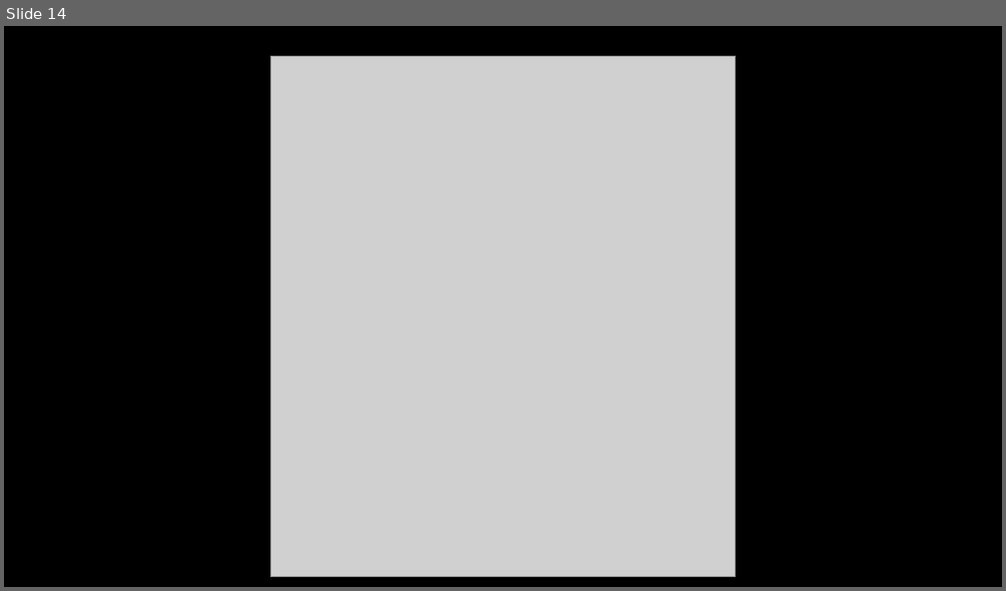
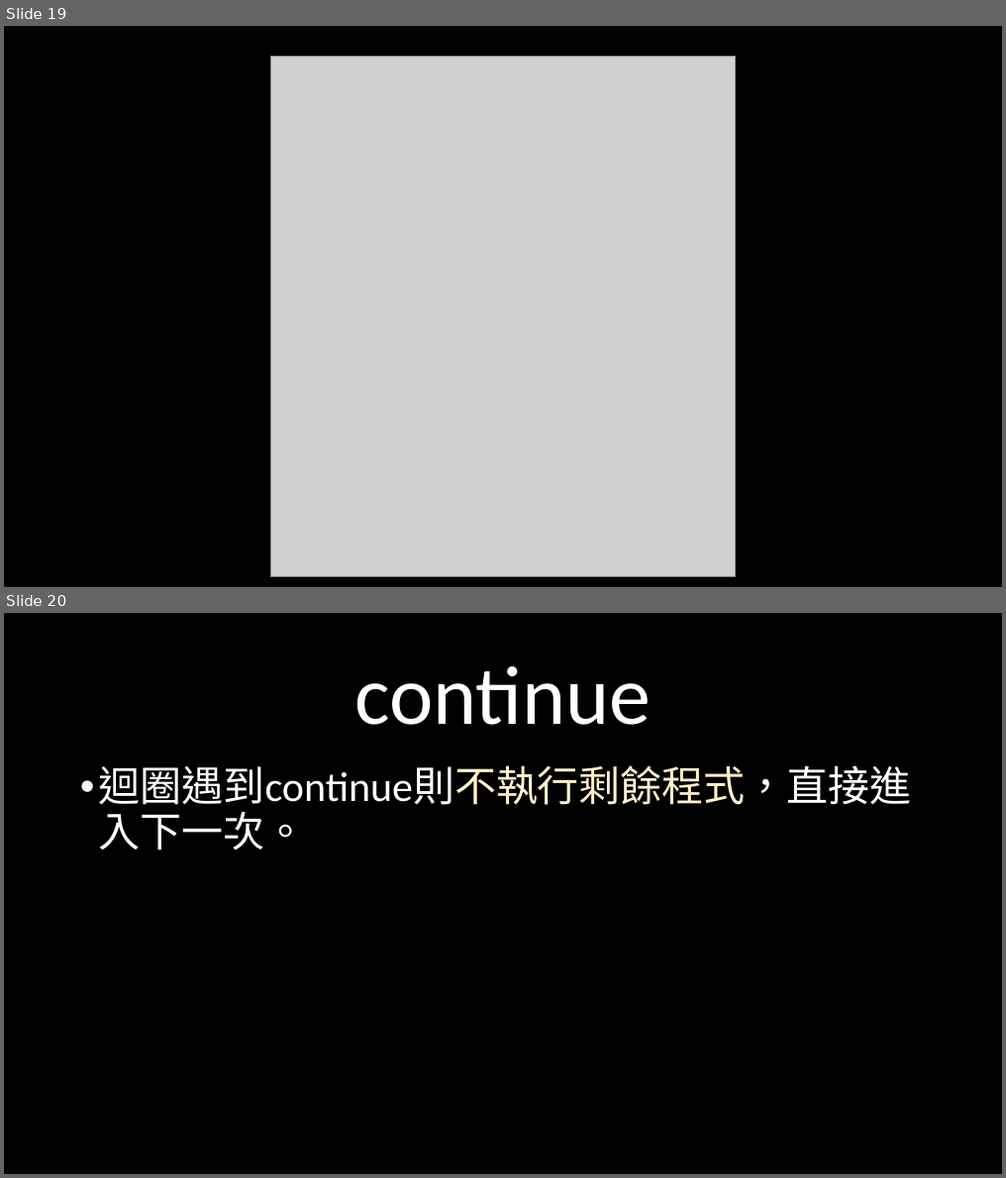
Before and after one commit to weermark/class, a slide deck: practical_class/class_ppt/0317程一實習.pptx. Shown one above the other, each under a label of ours: slide 14 before the commit, slides 19 and 20 after it. The pictures are 1006x591 and 1006x1178 pixels, drawn with LibreOffice and Linux fonts; fonts in the diff are those of the drawing; grey boxes stand for pictures. Boxes give left, top, right and bottom in pixels: in the first picture for what was removed or moved away, otherwise in the second. Text is boxed around its words. In the diff, an @@ line names an element or a change of style, - is before the commit and + after.

```diff
--- a/practical_class/class_ppt/0317程一實習.pptx
+++ b/practical_class/class_ppt/0317程一實習.pptx
@@ slide 20 added at bbox=[4, 613, 1002, 1174], background #000000 @@
@@ title added at bbox=[354, 666, 650, 725], 80 pt, text #FFFFFF @@
+continue
@@ text added at bbox=[99, 765, 912, 851], 40 pt, text #FFFFFF @@
+• 迴圈遇到continue則不執行剩餘程式，直接進入下一次。
@@ what was slide 14 is now slide 19 @@
```
Also in this commit, not shown: 2 slides changed, 13 other slides added, 5 slides removed, 1 other file.
